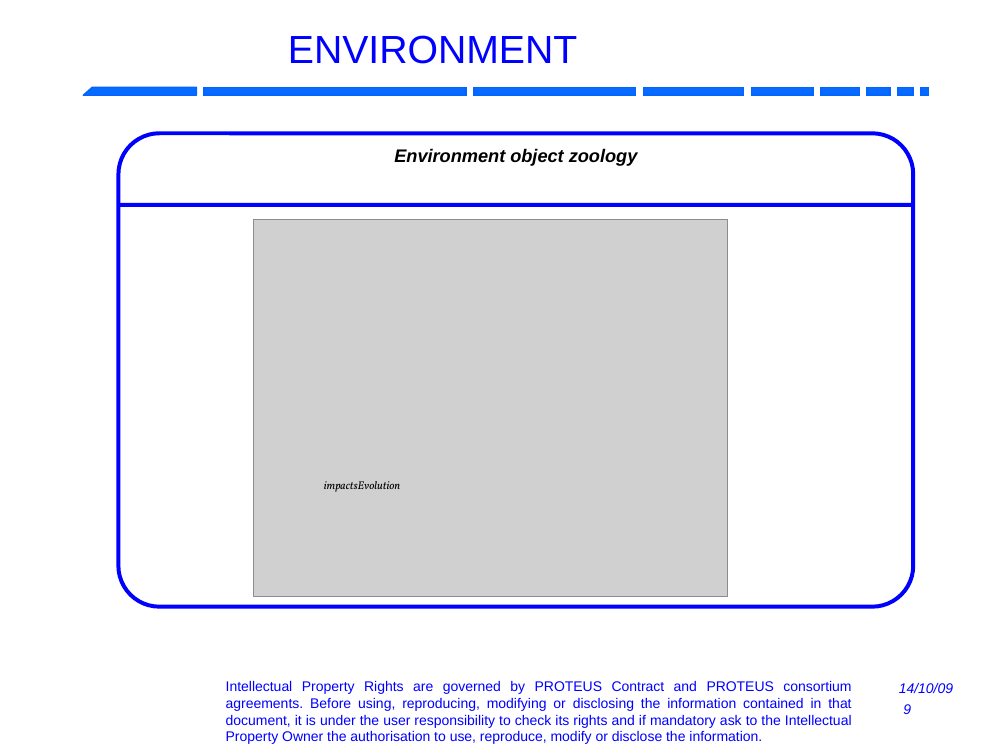
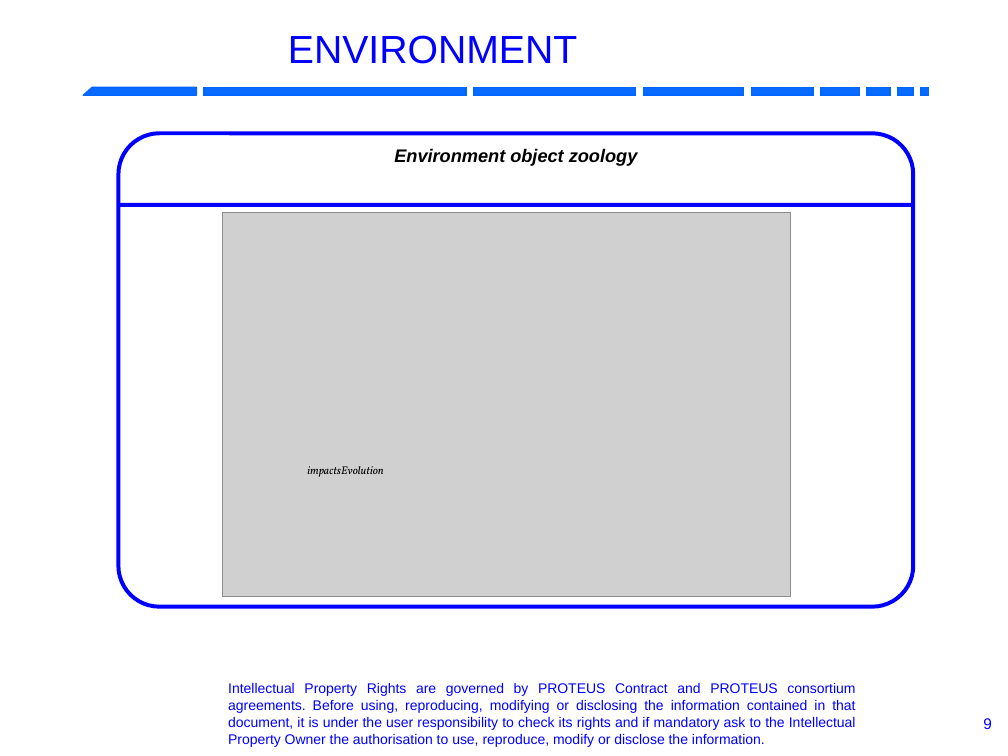
Before and after one commit to RobotML/RobotML, a slide deck: slide 9 of Ontologies/ORA/Meetings/20131103-IROS-Tokyo/R4.1.6-P5.9-ARoboticOntology.odp. Drawn at 1008x756 pixels with LibreOffice and Linux fonts; fonts in the diff are those of the drawing; grey boxes stand for pictures; background and template pictures are left out. Boxes give left, top, right and bottom in pixels: in the first picture for what was removed or moved away, otherwise in the second. Text is boxed around its words. In the diff, an @@ line names an element or a change of style, - is before the commit and + after.

Commit message:
work session to adapt presentation to mac before presentation addition of pdf file for safety

```diff
--- a/Ontologies/ORA/Meetings/20131103-IROS-Tokyo/R4.1.6-P5.9-ARoboticOntology.odp
+++ b/Ontologies/ORA/Meetings/20131103-IROS-Tokyo/R4.1.6-P5.9-ARoboticOntology.odp
@@ picture: place and size @@
-picture at [253,220,728,597]
+picture at [222,213,790,597]
@@ text "impactsEvolution": place and size @@
-text "impactsEvolution" at [324,481,400,492]
+text "impactsEvolution" at [307,466,383,477]
@@ text "Intellectual Property Rights are governed ...": place and size @@
-text "Intellectual Property Rights are governed ..." at [226,681,852,744]
+text "Intellectual Property Rights are governed ..." at [228,683,856,747]
@@ text removed at [899,683,953,693] @@
-14/10/09
@@ page number removed at [903,704,911,714] @@
-9
@@ page number added at [983,718,992,729], 11 pt, text #0000FF @@
+9
```
Also in this commit, not shown: 9 other slides changed, 16 slides removed, 1 other file.
